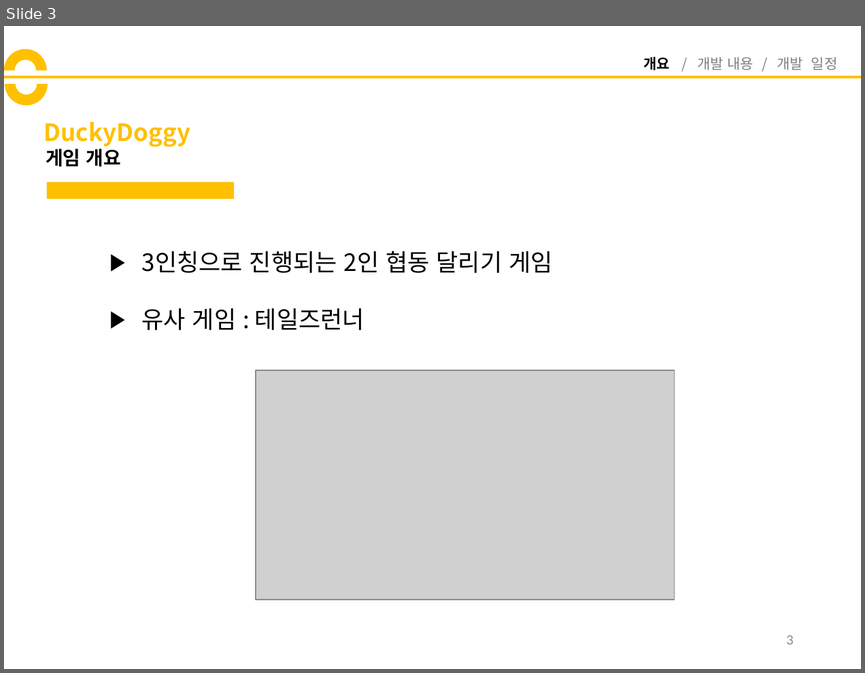
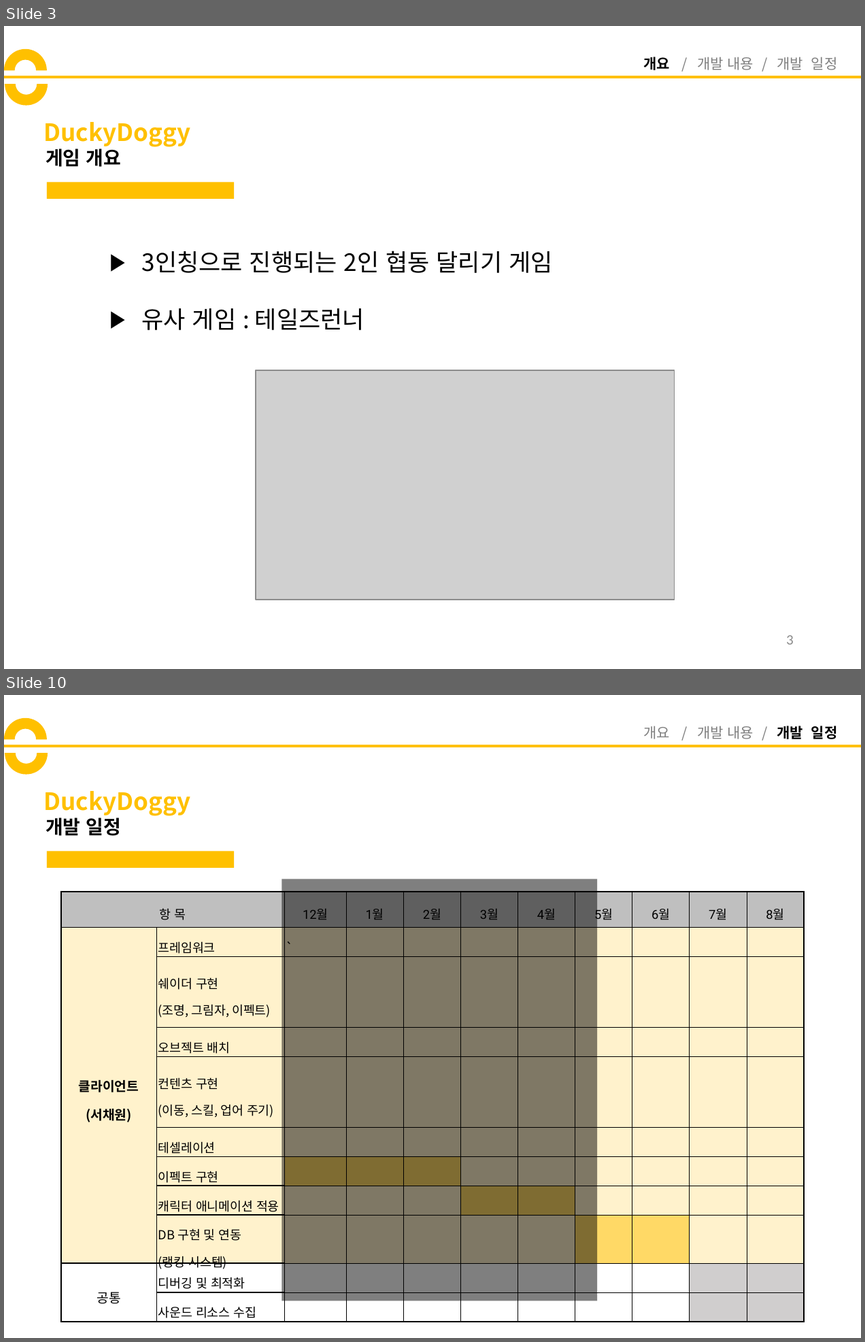
Before and after one commit to codnsj81/HuffAndPuff, a slide deck: 기획 문서/DuckyDoggy_중간발표.pptx. Shown one above the other, each under a label of ours: slide 3 before the commit, slides 3 and 10 after it; the slides between them are not shown. The pictures are 865x673 and 865x1342 pixels, drawn with LibreOffice and Linux fonts; fonts in the diff are those of the drawing; grey boxes stand for pictures. Boxes give left, top, right and bottom in pixels: in the first picture for what was removed or moved away, otherwise in the second. Text is boxed around its words. In the diff, an @@ line names an element or a change of style, - is before the commit and + after.

```diff
--- a/기획 문서/DuckyDoggy_중간발표.pptx
+++ b/기획 문서/DuckyDoggy_중간발표.pptx
@@ slide 10 added at (4,695,861,1338), background #FFFFFF @@
@@ arch (boxed as its full ring) added at (4,718,47,761), fill #FFC000 @@
@@ arch (boxed as its full ring) added at (5,732,48,775), fill #FFC000 @@
@@ text added at (644,726,838,739), 12 pt, text #808080 @@
+개요 / 개발 내용 / 개발 일정
@@ line added from (4, 745) to (861, 745), #FFC000 2.25 pt @@
@@ title added at (43,791,190,816), 20 pt, text #FFC000, bold @@
+DuckyDoggy
@@ text added at (45,815,121,836), 16 pt, text #000000, bold @@
+개발 일정
@@ rectangle added at (47,851,235,867), fill #FFC000 @@
@@ table added at (61,892,805,1324), 11 rows, 11 columns @@
+항 목 |  | 12월 | 1월 | 2월 | 3월 | 4월 | 5월 | 6월 | 7월 | 8월
+클라이언트 / (서채원) | 프레임워크 | ` |  |  |  |  |  |  |  | 
+ | 쉐이더 구현 / (조명, 그림자, 이펙트) |  |  |  |  |  |  |  |  | 
+ | 오브젝트 배치 |  |  |  |  |  |  |  |  | 
+ | 컨텐츠 구현 / (이동, 스킬, 업어 주기) |  |  |  |  |  |  |  |  | 
+ | 테셀레이션 |  |  |  |  |  |  |  |  | 
+ | 이펙트 구현 |  |  |  |  |  |  |  |  | 
+ | 캐릭터 애니메이션 적용 |  |  |  |  |  |  |  |  | 
+ | DB 구현 및 연동 / (랭킹 시스템) |  |  |  |  |  |  |  |  | 
+공통 | 디버깅 및 최적화 |  |  |  |  |  |  |  |  | 
+ | 사운드 리소스 수집 |  |  |  |  |  |  |  |  | 
@@ rectangle added at (281,879,597,1301), fill #000000 at 50% opacity @@
```
Also in this commit, not shown: 4 slides changed, 7 other slides added.
